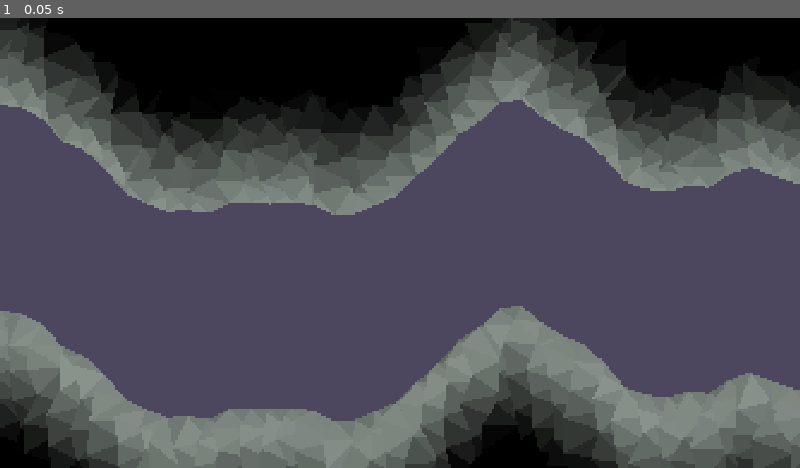
Above: before the commit, frame 1.
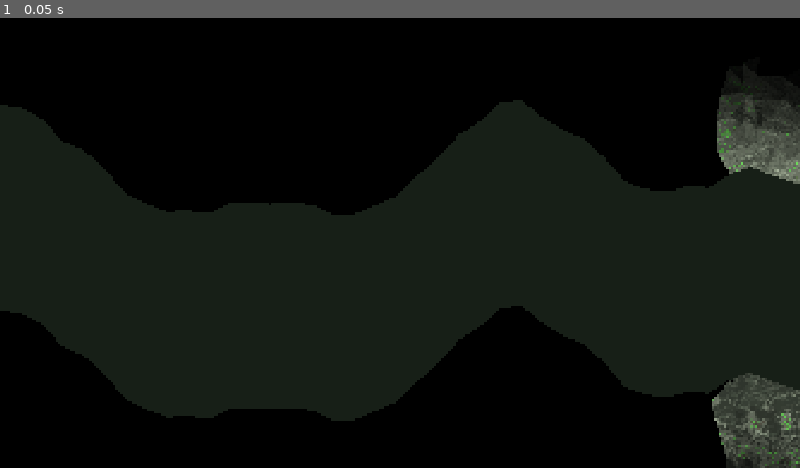
Above: after the commit, the same moment.

Repository: harrisonlee/xarnox-godot
Game: Godot game, scene res://testing_meshes.tscn
Two runs of this game, one before a commit and one after it. Both use one fixed random seed, a clock stepped at 60 frames per second and the inputs below. This scene is started directly instead of the project's main scene.
Inputs:
- Up to frame 1 (0.05 s): no input

The runs differ from the first frame. In frame 1, 83% of the frame differs, in the area x 0-100%, y 0-100%.

Commit message:
More shader experiments.
- Adds normal mapping to rock texture shader
- Removes draw calls in test mesh in favor of adding polygons that use
  the test shader node

Diff:
--- a/test_mesh.gd
+++ b/test_mesh.gd
@@ -34,18 +34,20 @@
 var _did_generate_polygon: bool = false
 var _corner_points: PackedVector2Array = []
 
+var polygon_scene: PackedScene = preload("res://test_shader.tscn")
+
 
 #-------------------------------------------------------------------------------
 # Lifecycle Methods
 #-------------------------------------------------------------------------------
-func _draw() -> void:
+func _create_polygons() -> void:
 	var triangles: PackedInt32Array = Geometry2D.triangulate_delaunay(polygon)
 
 	for idx in range(0.0, triangles.size(), 3):
 		var points: PackedVector2Array = [
 			polygon[triangles[idx]],
 			polygon[triangles[idx + 1]],
-			polygon[triangles[idx + 2]]
+			polygon[triangles[idx + 2]],
 		]
 
 		var midpoint_ab: Vector2 = (points[0] + points[1]) * 0.5
@@ -58,7 +60,18 @@
 			k = clampf(k, 0.0, 255.0)
 			k = k / 255.0
 			var _color = Color(rock_color.r * k, rock_color.g * k, rock_color.b * k)
-			draw_polygon(points, [_color, _color, _color])
+
+			var poly = polygon_scene.instantiate()
+			poly.polygon = points
+			poly.set_instance_shader_parameter("brightness", k)
+
+			poly.uv = [
+				Vector2(points[0] + position),
+				Vector2(points[1] + position),
+				Vector2(points[2] + position),
+			]
+
+			add_child(poly)
 
 			if draw_debug:
 				draw_line(points[0], points[1], Color.WHITE)
@@ -72,6 +85,8 @@
 func _ready() -> void:
 	if !_did_generate_polygon:
 		_generate_polygon()
+
+	_create_polygons()
 
 
 #-------------------------------------------------------------------------------
@@ -131,3 +146,23 @@
 
 	polygon = points
 	_did_generate_polygon = true
+
+
+func _get_polygon_bounding_rect(points: PackedVector2Array) -> Rect2:
+	if points.is_empty(): return Rect2()
+
+	var min_x: float = points[0].x
+	var max_x: float = points[0].x
+	var min_y: float = points[0].y
+	var max_y: float = points[0].y
+
+	for p in points:
+		min_x = min(min_x, p.x)
+		max_x = max(max_x, p.x)
+		min_y = min(min_y, p.y)
+		max_y = max(max_y, p.y)
+
+	var pos: Vector2 = Vector2(min_x, min_y)
+	var size: Vector2 = Vector2(max_x - min_x, max_y - min_y)
+
+	return Rect2(pos, size)
--- a/test_shader.gdshader
+++ b/test_shader.gdshader
@@ -65,7 +65,7 @@
  * towards the right side of the gradient texture. Lower values do the
  * opposite.
  */
-uniform float heightModifier: hint_range(0.1, 5.0) = 1.6;
+uniform float heightModifier: hint_range(0.1, 5.0) = 1.0;
 
 /**
  * Multiplies the height by itself n number of times. This causes the low
@@ -73,14 +73,39 @@
  */
 uniform int depthCount: hint_range(0, 10) = 1;
 
+/**
+ * Enable or disable normal mapping.
+ */
+uniform bool enableNormalMapping = true;
+
+/**
+ * The light direction for the normal map.
+ */
+uniform vec3 lightDirection = vec3(0.0, 1.0, 0.0);
+
+/**
+ * The light color.
+ */
+uniform vec3 lightColor = vec3(1.0);
+
+/**
+ * A normal map for added texture.
+ */
+uniform sampler2D normalMap: repeat_enable;
+
+/*
+ * The brightness of and individual instance.
+ */
+instance uniform float brightness = 1.0;
+
 const mat2 m2 = mat2(vec2(0.8, -0.6),vec2(0.6, 0.8));
 const vec2 resolution = vec2(1920.0, 1080.0);
 
-float random (in vec2 st) {
+float random (vec2 st) {
 	return fract(sin(dot(st.xy, vec2(12.9898, 78.233))) * 43758.5453123);
 }
 
-float noise(in vec2 st) {
+float noise(vec2 st) {
     vec2 i = floor(st);
     vec2 f = fract(st);
 
@@ -99,6 +124,7 @@
 
 float fbm(vec2 st) {
     float value = 0.0;
+	//vec2 shift = vec2(shiftX + TIME, shiftY + sin(TIME));
 	vec2 shift = vec2(shiftX, shiftY);
 	float a = amplitude;
 
@@ -116,9 +142,12 @@
 	q.x = fbm(p + vec2(0.0, 0.0));
 	q.y = fbm(p + vec2(5.2,1.3));
 
+	//q += TIME * 0.1;
+
 	vec2 r;
 	r.x = fbm(p + 3.0 * q + vec2(1.7, 9.2));
 	r.y = fbm(p + 3.0 * q + vec2(8.3, 2.8));
+
 
     return fbm(p + vec2(patternShiftX, patternShiftY) * r);
 }
@@ -127,6 +156,8 @@
 	vec2 p = FRAGCOORD.xy * SCREEN_PIXEL_SIZE;
 	p.x *= (100.0 / SCREEN_PIXEL_SIZE.x) / (100.0 / SCREEN_PIXEL_SIZE.y);
 	p *= scale;
+	//p.x += sin(TIME);
+	//p.y += cos(TIME);
 
 	float height = 0.0;
 	if (useDomainWarping) {
@@ -144,6 +175,15 @@
 		height = float(iheight) / 100.0;
 	}
 
-	vec2 uv = vec2(height, 0.0);
-	COLOR = texture(TEXTURE, uv);
+	vec2 gradientUV = vec2(height, 0.0);
+	vec3 color = texture(TEXTURE, gradientUV).rgb;
+
+	if (enableNormalMapping) {
+		vec3 normal = texture(normalMap, UV).rgb;
+		normal = normalize(normal * 2.0 - 1.0);
+		float diff = max(dot(normal, lightDirection), 0.0);
+		color *= (diff + lightColor) * brightness;
+	}
+
+	COLOR = vec4(color, 1.0);
 }
--- a/test_shader.tscn
+++ b/test_shader.tscn
@@ -1,38 +1,49 @@
-[gd_scene load_steps=6 format=3 uid="uid://qw53et0lexxk"]
+[gd_scene load_steps=8 format=3 uid="uid://qw53et0lexxk"]
 
 [ext_resource type="Shader" uid="uid://bq4wkawk3hsj3" path="res://test_shader.gdshader" id="1_gi6pi"]
-[ext_resource type="Texture2D" uid="uid://n1kgfj0naqfq" path="res://slate.jpg" id="2_qv613"]
+
+[sub_resource type="Gradient" id="Gradient_gi6pi"]
+offsets = PackedFloat32Array(0.190893, 0.74606)
+
+[sub_resource type="FastNoiseLite" id="FastNoiseLite_qv613"]
+frequency = 0.0125
+
+[sub_resource type="NoiseTexture2D" id="NoiseTexture2D_7bh1k"]
+as_normal_map = true
+color_ramp = SubResource("Gradient_gi6pi")
+noise = SubResource("FastNoiseLite_qv613")
 
 [sub_resource type="ShaderMaterial" id="ShaderMaterial_qv613"]
 shader = ExtResource("1_gi6pi")
 shader_parameter/scale = 5.0
 shader_parameter/amplitude = 0.5
 shader_parameter/gain = 0.5
-shader_parameter/frequency = 2.0
-shader_parameter/octaves = 6
+shader_parameter/frequency = 3.76
+shader_parameter/octaves = 5
 shader_parameter/shiftX = 100.0
 shader_parameter/shiftY = 100.0
 shader_parameter/useDomainWarping = true
 shader_parameter/patternShiftX = 4.0
 shader_parameter/patternShiftY = 4.0
 shader_parameter/smoothHeights = true
-shader_parameter/heightModifier = 1.419
+shader_parameter/heightModifier = 1.0
 shader_parameter/depthCount = 1
+shader_parameter/enableNormalMapping = true
+shader_parameter/lightDirection = Vector3(0, 1, 0)
+shader_parameter/lightColor = Vector3(1, 1, 1)
+shader_parameter/normalMap = SubResource("NoiseTexture2D_7bh1k")
 
-[sub_resource type="Gradient" id="Gradient_gi6pi"]
-offsets = PackedFloat32Array(0, 0.519182, 0.73913, 0.782609, 0.829923, 0.872123, 0.91688, 0.957801, 1)
-colors = PackedColorArray(0.0627451, 0.0705882, 0.0235294, 1, 0.356863, 0.388235, 0.396078, 1, 0.564706, 0.564706, 0.596078, 1, 0.827451, 0.788235, 0.745098, 1, 0.670588, 0.596078, 0.439216, 1, 0.556863, 0.733333, 0.00392157, 1, 0.937255, 0.737255, 0.592157, 1, 0.666667, 0.666667, 0.67451, 1, 0.752415, 0.787865, 0.814453, 1)
+[sub_resource type="Gradient" id="Gradient_qv613"]
+offsets = PackedFloat32Array(0.0883797, 0.327332, 0.451718, 0.487725, 0.530278, 0.702128)
+colors = PackedColorArray(0.225017, 0.251953, 0.212093, 1, 0.462378, 0.496094, 0.430206, 1, 0.462378, 0.496094, 0.430206, 1, 0.41691, 0.882812, 0.343124, 1, 0.396484, 0.383997, 0.322144, 1, 0.279259, 0.324219, 0.280488, 1)
 
-[sub_resource type="GradientTexture1D" id="GradientTexture1D_qv613"]
-gradient = SubResource("Gradient_gi6pi")
+[sub_resource type="GradientTexture2D" id="GradientTexture2D_7bh1k"]
+gradient = SubResource("Gradient_qv613")
+width = 512
+height = 512
 
 [node name="TestShader" type="Polygon2D"]
-texture_repeat = 1
 material = SubResource("ShaderMaterial_qv613")
-texture = SubResource("GradientTexture1D_qv613")
+texture = SubResource("GradientTexture2D_7bh1k")
 polygon = PackedVector2Array(-100, -100, 100, -100, 100, 100, -100, 100)
-uv = PackedVector2Array(0, 0, 1024, 0, 1024, 1024, 0, 1024)
-
-[node name="Slate" type="Sprite2D" parent="."]
-position = Vector2(818, 79)
-texture = ExtResource("2_qv613")
+uv = PackedVector2Array(0, 0, 512, 0, 512, 512, 0, 512)
--- a/testing_meshes.tscn
+++ b/testing_meshes.tscn
@@ -11,4 +11,4 @@
 anchor_bottom = 1.0
 grow_horizontal = 2
 grow_vertical = 2
-color = Color(0.298248, 0.279739, 0.369141, 1)
+color = Color(0.0891647, 0.121094, 0.0907861, 1)
--- a/testing_shaders.tscn
+++ b/testing_shaders.tscn
@@ -1,21 +1,58 @@
-[gd_scene load_steps=3 format=3 uid="uid://ogn50smp6onf"]
+[gd_scene load_steps=6 format=3 uid="uid://ogn50smp6onf"]
 
 [ext_resource type="Script" uid="uid://du6ufosrkabt8" path="res://testing_shaders.gd" id="1_651uj"]
 [ext_resource type="PackedScene" uid="uid://qw53et0lexxk" path="res://test_shader.tscn" id="1_v630a"]
+[ext_resource type="Shader" uid="uid://bq4wkawk3hsj3" path="res://test_shader.gdshader" id="3_njgpk"]
+
+[sub_resource type="ShaderMaterial" id="ShaderMaterial_njgpk"]
+resource_local_to_scene = true
+shader = ExtResource("3_njgpk")
+shader_parameter/scale = 5.0
+shader_parameter/amplitude = 0.5
+shader_parameter/gain = 0.5
+shader_parameter/frequency = 2.88
+shader_parameter/octaves = 6
+shader_parameter/shiftX = 100.0
+shader_parameter/shiftY = 100.0
+shader_parameter/useDomainWarping = true
+shader_parameter/patternShiftX = 28.927
+shader_parameter/patternShiftY = 8.399
+shader_parameter/smoothHeights = true
+shader_parameter/heightModifier = 1.0
+shader_parameter/depthCount = 1
+shader_parameter/enableNormalMapping = true
+shader_parameter/lightDirection = Vector3(0, 1, 0)
+shader_parameter/lightColor = Vector3(1, 1, 1)
+
+[sub_resource type="ShaderMaterial" id="ShaderMaterial_m71mb"]
+resource_local_to_scene = true
+shader = ExtResource("3_njgpk")
+shader_parameter/scale = 5.0
+shader_parameter/amplitude = 0.5
+shader_parameter/gain = 0.5
+shader_parameter/frequency = 2.88
+shader_parameter/octaves = 6
+shader_parameter/shiftX = 100.0
+shader_parameter/shiftY = 100.0
+shader_parameter/useDomainWarping = true
+shader_parameter/patternShiftX = 28.927
+shader_parameter/patternShiftY = 8.399
+shader_parameter/smoothHeights = true
+shader_parameter/heightModifier = 1.0
+shader_parameter/depthCount = 1
+shader_parameter/enableNormalMapping = true
+shader_parameter/lightDirection = Vector3(0, 1, 0)
+shader_parameter/lightColor = Vector3(1, 1, 1)
 
 [node name="TestingShaders" type="Node"]
 script = ExtResource("1_651uj")
 
 [node name="TestShader" parent="." instance=ExtResource("1_v630a")]
-position = Vector2(860, 440)
+material = SubResource("ShaderMaterial_njgpk")
+position = Vector2(960, 540)
 
 [node name="TestShader2" parent="." instance=ExtResource("1_v630a")]
-position = Vector2(1060, 440)
-
-[node name="TestShader3" parent="." instance=ExtResource("1_v630a")]
-position = Vector2(860, 640)
-
-[node name="TestShader4" parent="." instance=ExtResource("1_v630a")]
-position = Vector2(1060, 640)
+material = SubResource("ShaderMaterial_m71mb")
+position = Vector2(1160, 540)
 
 [node name="Camera2D" type="Camera2D" parent="."]
